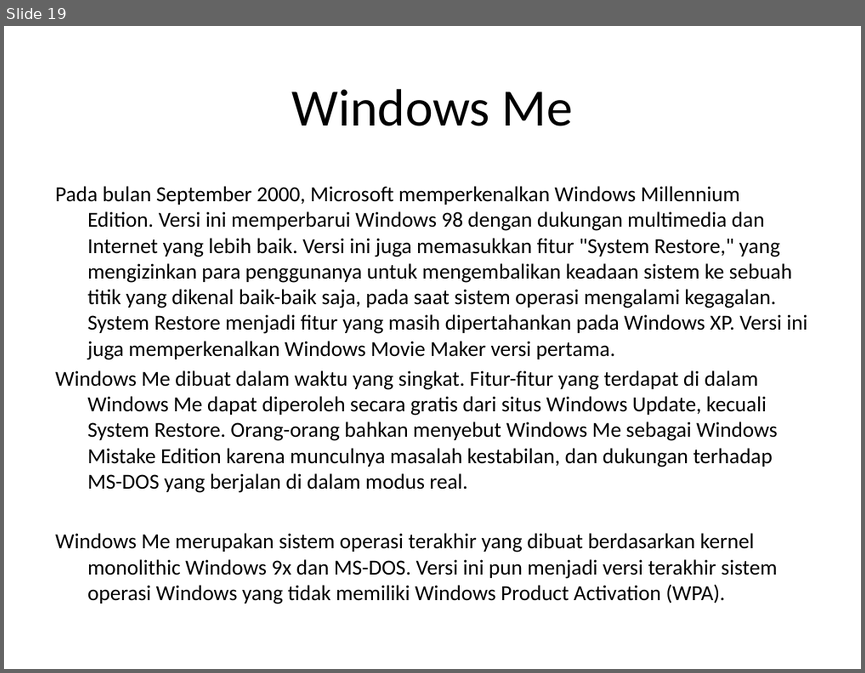
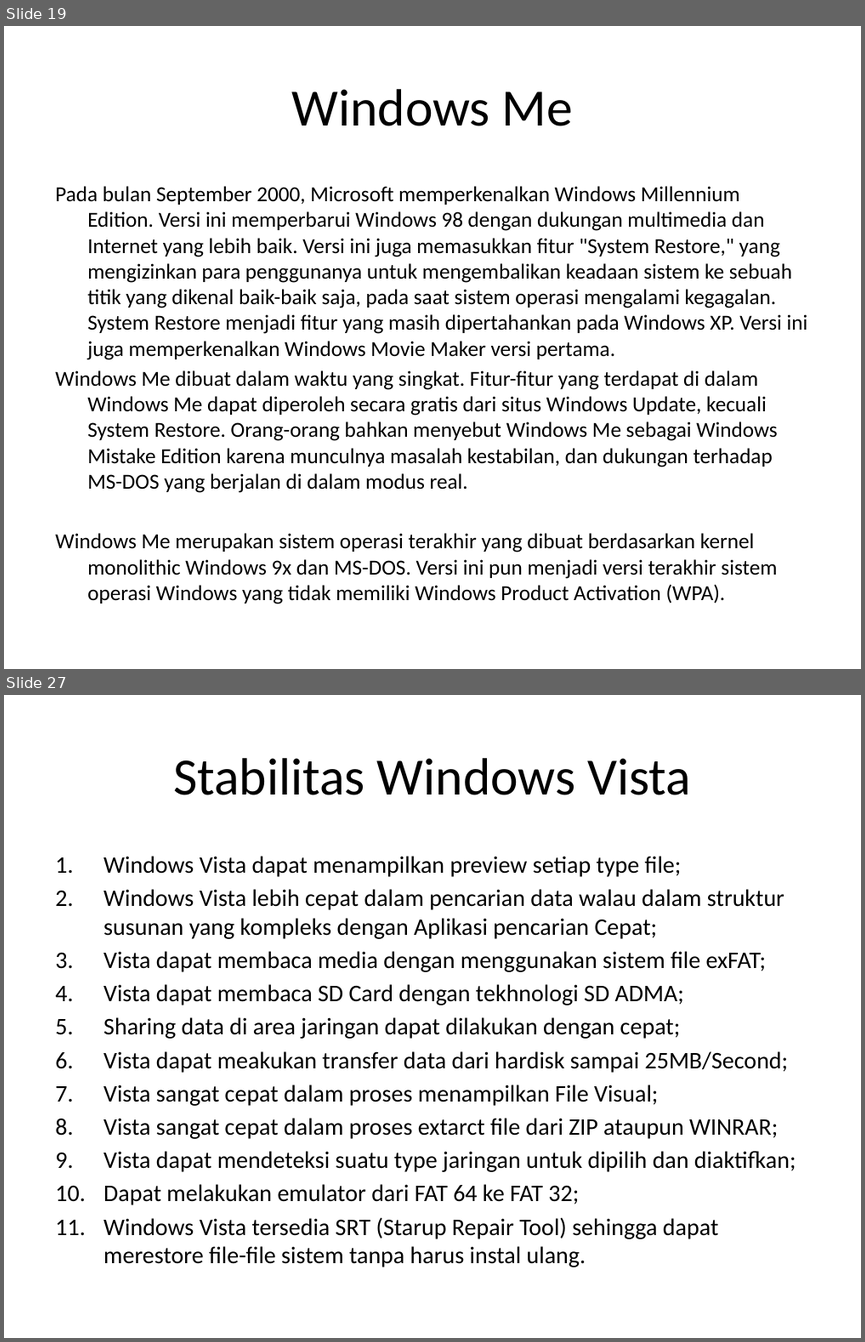
Before and after one commit to Sejarah-Windows/FJH, a slide deck: presentasi.pptx. Shown one above the other, each under a label of ours: slide 19 before the commit, slides 19 and 27 after it; the slides between them are not shown. The pictures are 865x673 and 865x1342 pixels, drawn with LibreOffice and Linux fonts; fonts in the diff are those of the drawing. Boxes give left, top, right and bottom in pixels: in the first picture for what was removed or moved away, otherwise in the second. Text is boxed around its words. In the diff, an @@ line names an element or a change of style, - is before the commit and + after.

```diff
--- a/presentasi.pptx
+++ b/presentasi.pptx
@@ slide 27 added at box(4, 695, 861, 1338), background #FFFFFF @@
@@ title added at box(173, 758, 691, 795), 44 pt, text #000000 @@
+Stabilitas Windows Vista
@@ text added at box(103, 856, 796, 1267), 20 pt, text #000000 @@
+1. Windows Vista dapat menampilkan preview setiap type file;
+2. Windows Vista lebih cepat dalam pencarian data walau dalam struktur susunan yang kompleks dengan Aplikasi pencarian Cepat;
+3. Vista dapat membaca media dengan menggunakan sistem file exFAT;
+4. Vista dapat membaca SD Card dengan tekhnologi SD ADMA;
+5. Sharing data di area jaringan dapat dilakukan dengan cepat;
+6. Vista dapat meakukan transfer data dari hardisk sampai 25MB/Second;
+7. Vista sangat cepat dalam proses menampilkan File Visual;
+8. Vista sangat cepat dalam proses extarct file dari ZIP ataupun WINRAR;
+9. Vista dapat mendeteksi suatu type jaringan untuk dipilih dan diaktifkan;
+10. Dapat melakukan emulator dari FAT 64 ke FAT 32;
+11. Windows Vista tersedia SRT (Starup Repair Tool) sehingga dapat merestore file-file sistem tanpa harus instal ulang.
```
Also in this commit, not shown: 1 slide changed, 17 other slides added, 1 other file.
